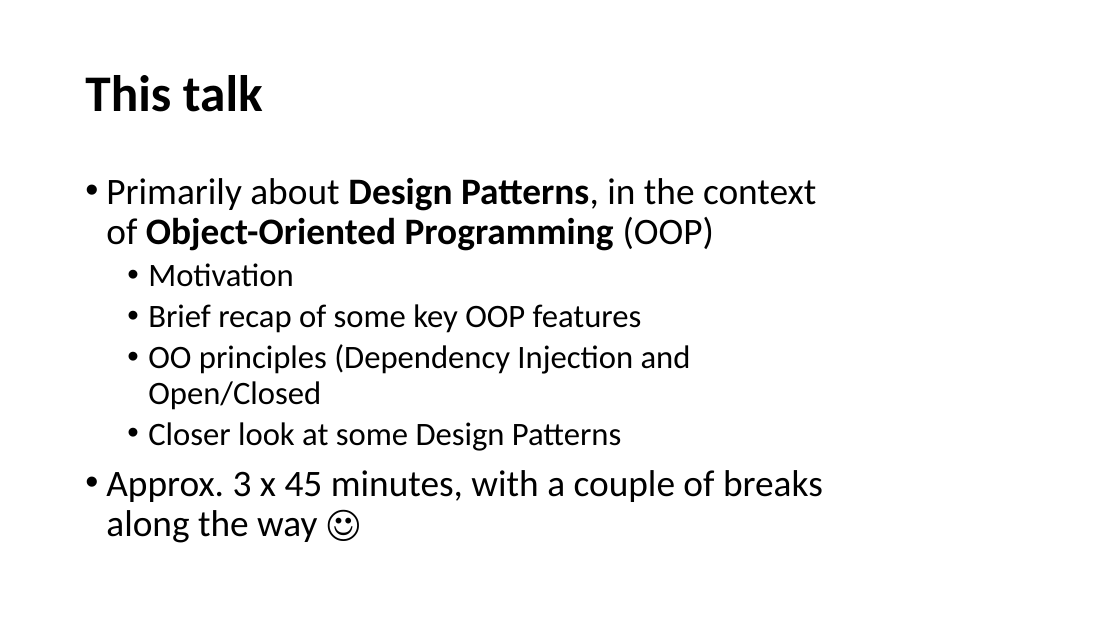
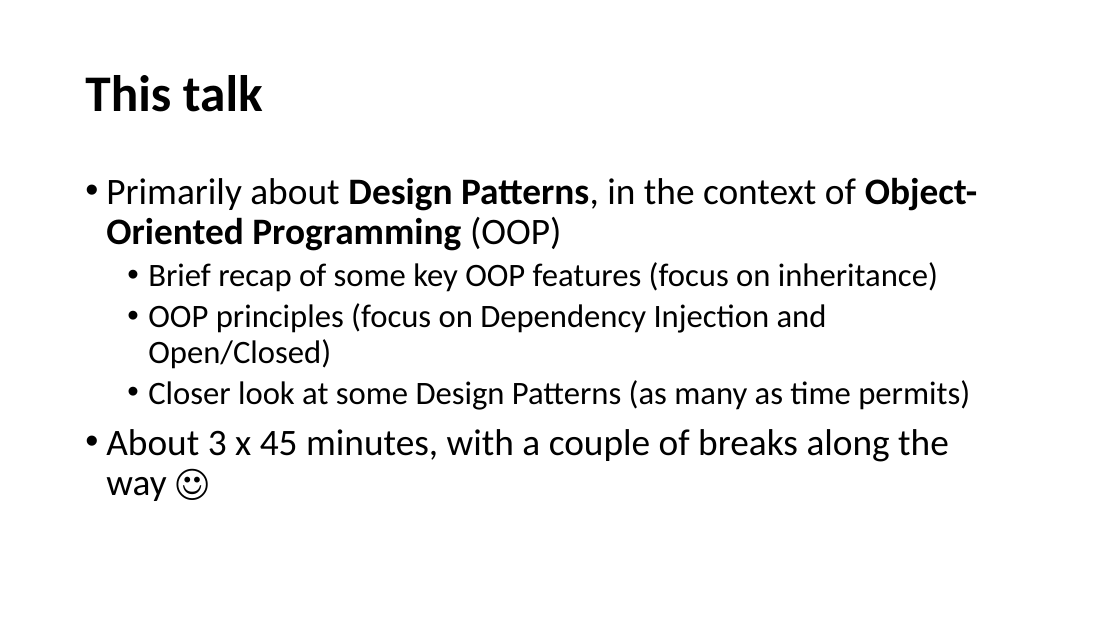
Before and after one commit to perl-easj/Laurea-materials, a slide deck: slide 3 of Pres/Intro.pptx. Drawn at 1120x630 pixels with LibreOffice and Linux fonts; fonts in the diff are those of the drawing. Boxes give left, top, right and bottom in pixels: in the first picture for what was removed or moved away, otherwise in the second. Text is boxed around its words. In the diff, an @@ line names an element or a change of style, - is before the commit and + after.

```diff
--- a/Pres/Intro.pptx
+++ b/Pres/Intro.pptx
@@ text at [106, 262, 970, 501]: text changed @@
-  • Motivation
-  • Brief recap of some key OOP features
-  • OO principles (Dependency Injection and Open/Closed
-  • Closer look at some Design Patterns
-• Approx. 3 x 45 minutes, with a couple of breaks along the way ☺
+  • Brief recap of some key OOP features (focus on inheritance)
+  • OOP principles (focus on Dependency Injection and Open/Closed)
+  • Closer look at some Design Patterns (as many as time permits)
+• About 3 x 45 minutes, with a couple of breaks along the way ☺
```
Also in this commit, not shown: 1 other slide changed, 3 other files.
